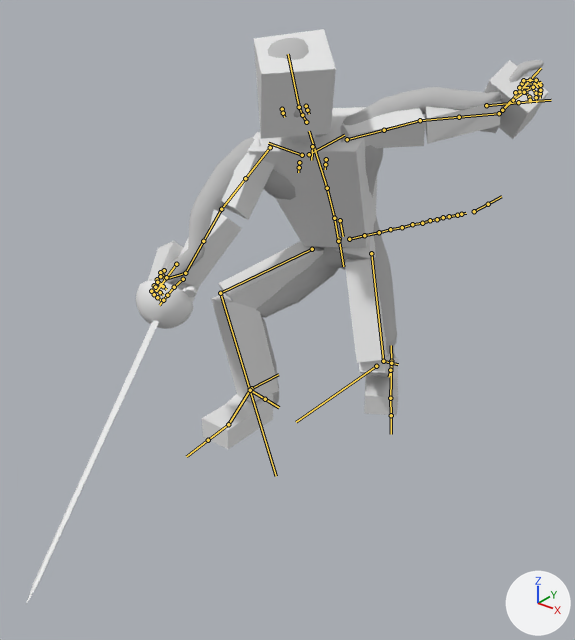
Before and after pictures for a commit that changed the FBX model Project/Assets/Prototype/Models/TheChosenOne01.fbx.
Before and after are seen from a 50 mm camera at (1.62, -2.73, 1.72) aimed at (0.22, -0.98, 0.64). The lights are fixed; the arrows at lower right show +X, +Y and +Z. Both versions are drawn at frame 95 of the action 'Armature|Comba_Attack_SloppyStab'; the numbers are the values there. The bones that bend it are drawn over the model as lines.

Names of what the first picture shows: 'Low_Poly', 'Rapier01_Cube', 'TheChosenOne'.
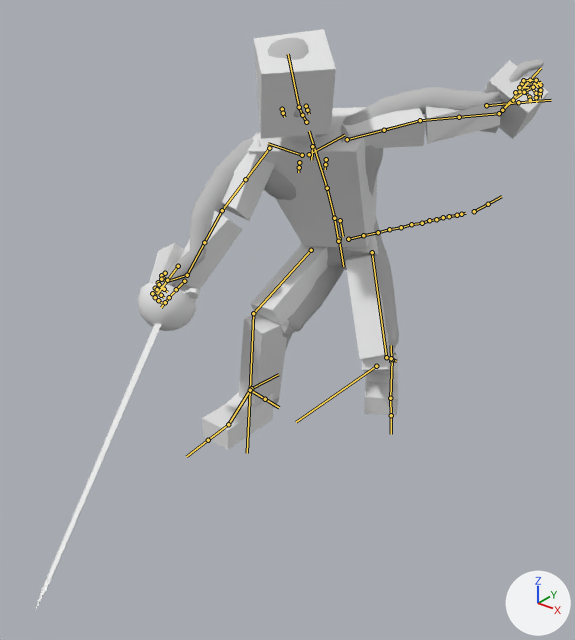
Where the change shows, as pixel boxes [x1, y1, x2, y2] in the pictures (575 x 640 px):
'TheChosenOne', posed
    before: [148, 29, 549, 449]
    after: [149, 29, 549, 449]
'Low_Poly', posed
    before: [149, 38, 544, 407]
    after: [137, 38, 544, 407]
'Rapier01_Cube', posed
    before: [26, 280, 198, 604]
    after: [35, 283, 200, 610]
bone 'Femur.R', root to tip
    before: (312, 249) to (220, 293)
    after: (311, 250) to (253, 313)
bone 'Tibia.R', root to tip
    before: (220, 293) to (250, 390)
    after: (253, 313) to (250, 390)
bone 'Femur.L', root to tip
    before: (371, 253) to (383, 361)
    after: (372, 252) to (386, 357)
bone 'Tibia.L', root to tip
    before: (383, 361) to (391, 363)
    after: (386, 357) to (392, 359)
bone 'Tarsals.L', root to tip
    before: (390, 398) to (391, 363)
    after: (390, 398) to (392, 359)

The edits, one by one:
Bone 'HipControl' (bone_hipcontrol) turns from (0, -5, 0) to (0, -8, 0) degrees about its own x, y and z.
Bone 'Femur.R' (bone_femur_r) turns from (-76, 36, 10) to (-78, 13, 3) degrees about its own x, y and z.
Bone 'Tibia.R' (bone_tibia_r) turns from (62, 7, -16) to (62, -8, 19) degrees about its own x, y and z.
Bone 'Femur.L' (bone_femur_l) turns from (-33, -11, -10) to (-41, -11, -10) degrees about its own x, y and z.
Bone 'Tibia.L' (bone_tibia_l) turns from (69, -5, 10) to (76, -5, 9) degrees about its own x, y and z.
Bone 'Clavicle.R' (bone_clavicle_r) turns from (0, 0, 0) to (0, 0, 1) degrees about its own x, y and z.
Bone 'Tarsals.L' (bone_tarsals_l) turns from (0, 0, 0) to (17, 0, 0) degrees about its own x, y and z.
